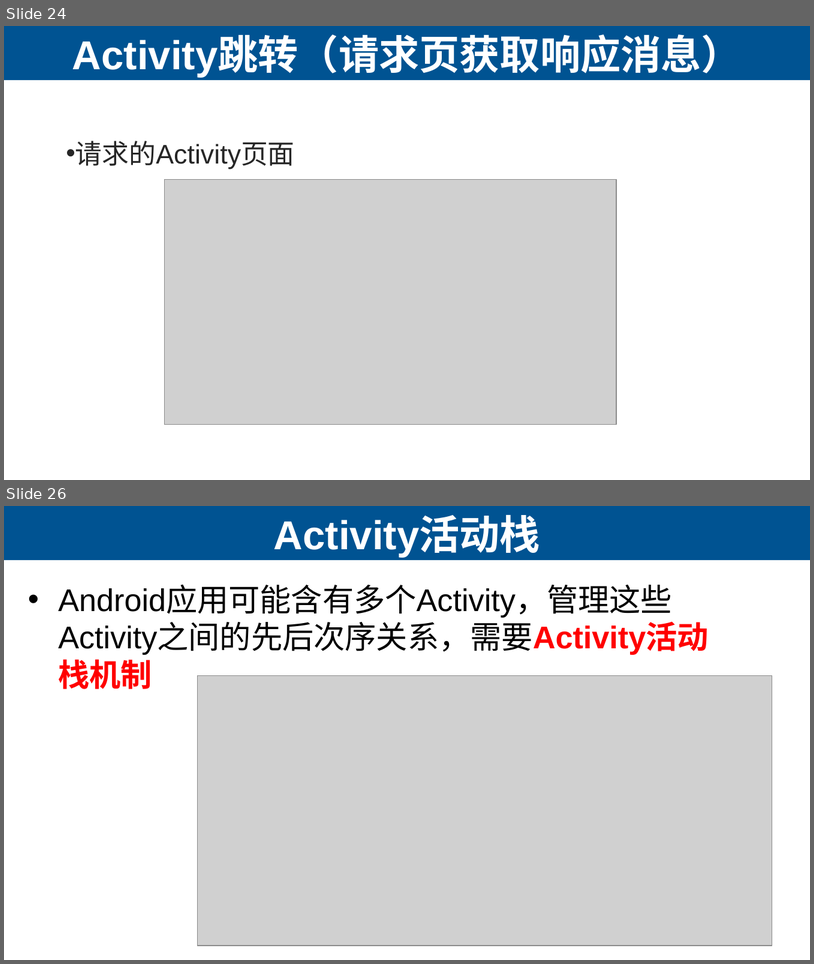
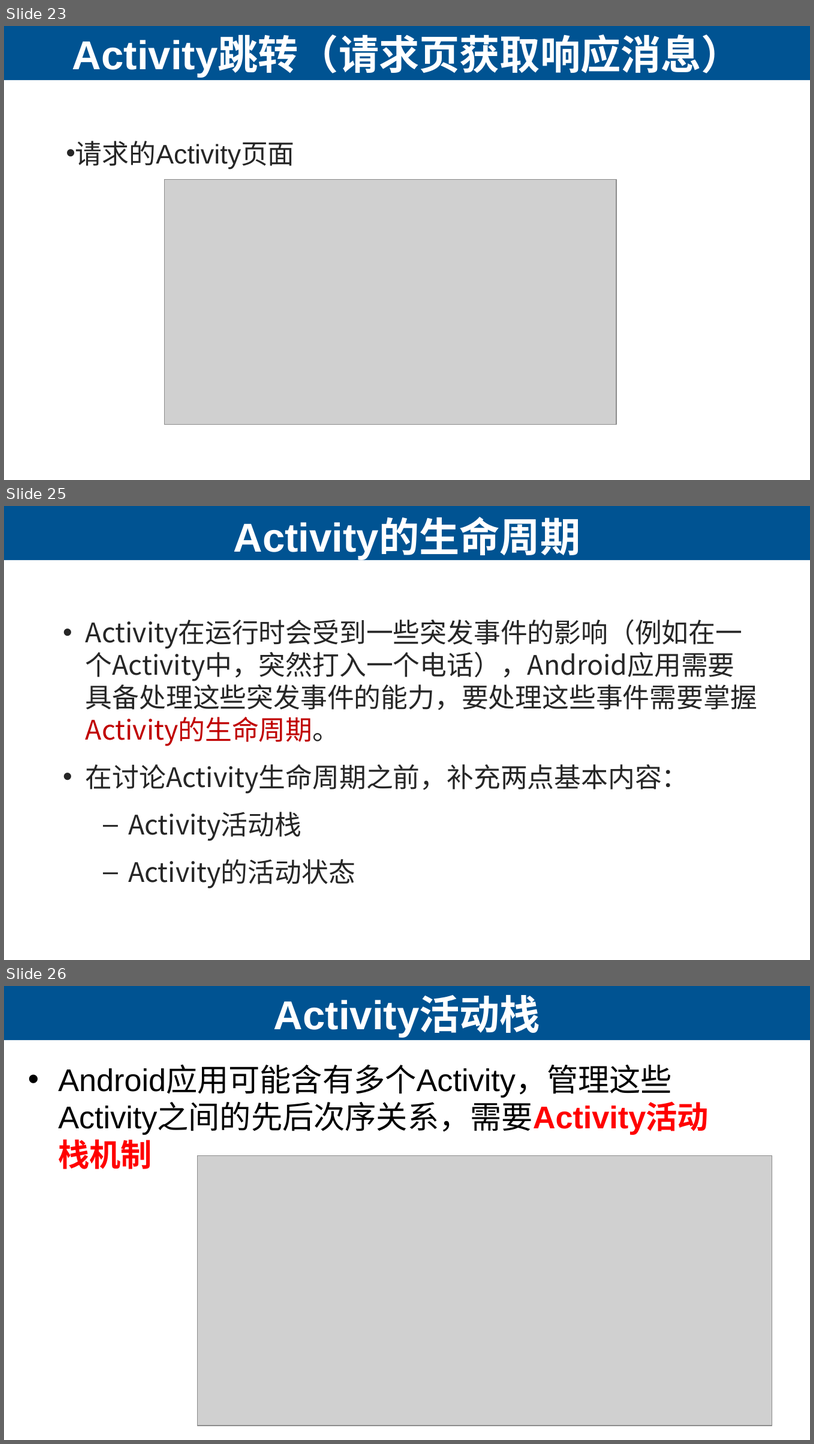
Before and after one commit to lihuanzhen2016/app-testing, a slide deck: PPT/07 四大组件-Activity.pptx. Shown one above the other, each under a label of ours: slides 24 and 26 before the commit, slides 23, 25 and 26 after it; the slides between them are not shown. The pictures are 814x964 and 814x1444 pixels, drawn with LibreOffice and Linux fonts; fonts in the diff are those of the drawing; grey boxes stand for pictures. Boxes give left, top, right and bottom in pixels: in the first picture for what was removed or moved away, otherwise in the second. Text is boxed around its words. In the diff, an @@ line names an element or a change of style, - is before the commit and + after.

```diff
--- a/PPT/07 四大组件-Activity.pptx
+++ b/PPT/07 四大组件-Activity.pptx
@@ slide 25 added at (x1=4, y1=506, x2=810, y2=960), background #FFFFFF; not listed: 1 template element that a slide beside it also shows @@
@@ title added at (x1=234, y1=519, x2=581, y2=559), 36 pt, text #FFFFFF, bold @@
+Activity的生命周期
@@ text added at (x1=86, y1=619, x2=758, y2=888), 24 pt, text #262626 @@
+  • Activity在运行时会受到一些突发事件的影响（例如在一个Activity中，突然打入一个电话），Android应用需要具备处理这些突发事件的能力，要处理这些事件需要掌握Activity的生命周期。
+  • 在讨论Activity生命周期之前，补充两点基本内容：
+  – Activity活动栈
+  – Activity的活动状态
@@ what was slide 24 is now slide 23 @@
```
Also in this commit, not shown: 2 slides changed, 1 slide removed, 1 other file.
